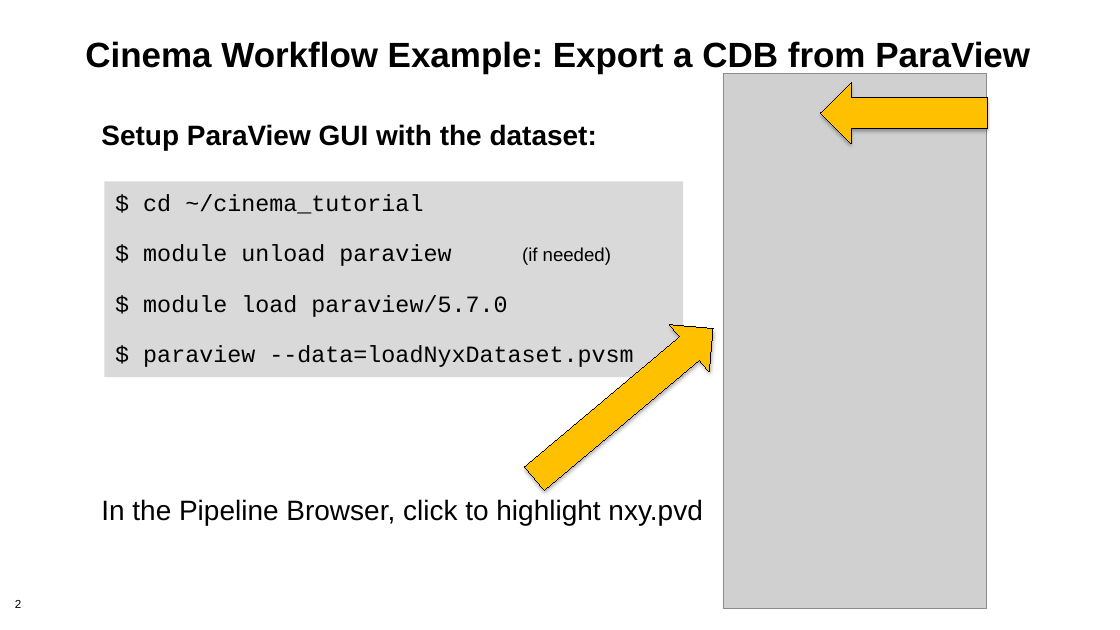
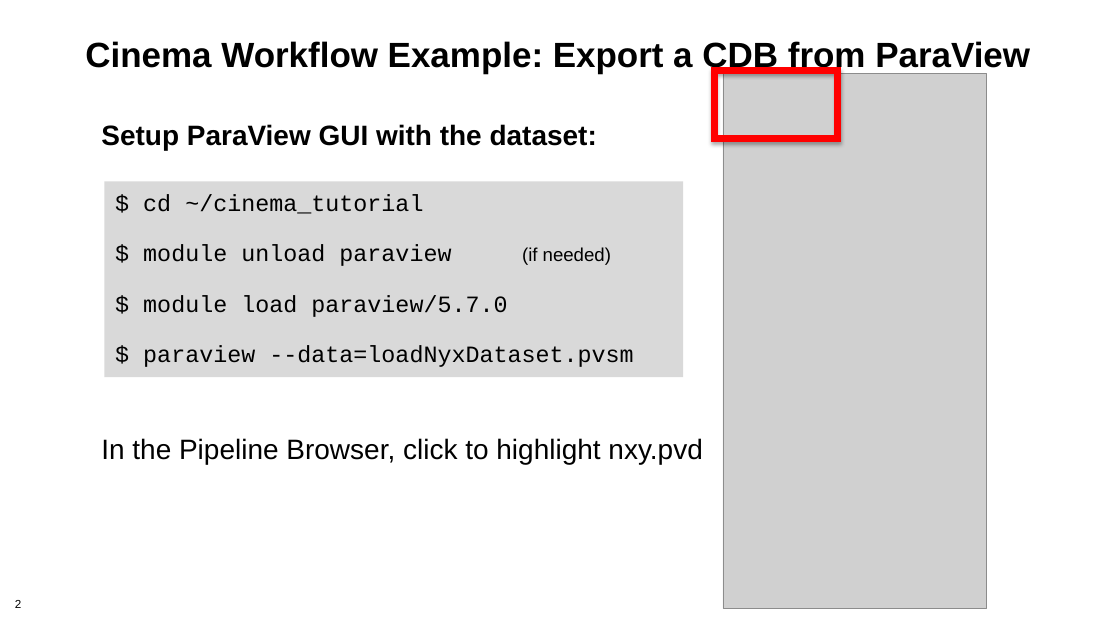
Before and after one commit to cinemascience/cinema_tutorial_slides, a slide deck: slide 2 of 2019-11_SC19/workflow_powerpoint/Cinema_Workflow_PV_Export.pptx. Drawn at 1120x630 pixels with LibreOffice and Linux fonts; fonts in the diff are those of the drawing; grey boxes stand for pictures; background and template pictures are left out. Boxes give left, top, right and bottom in pixels: in the first picture for what was removed or moved away, otherwise in the second. Text is boxed around its words. In the diff, an @@ line names an element or a change of style, - is before the commit and + after.

```diff
--- a/2019-11_SC19/workflow_powerpoint/Cinema_Workflow_PV_Export.pptx
+++ b/2019-11_SC19/workflow_powerpoint/Cinema_Workflow_PV_Export.pptx
@@ frame added at (712, 68, 841, 142), fill #FF0000, outline #FF0000 0.75 pt @@
@@ left arrow removed at (821, 82, 988, 145) @@
@@ left arrow removed at (515, 305, 734, 503) @@
@@ text "In the Pipeline Browser, click ...": place and size @@
-text "In the Pipeline Browser, click ..." at (101, 499, 702, 525)
+text "In the Pipeline Browser, click ..." at (101, 438, 702, 464)
```
Also in this commit, not shown: 4 other slides changed.
